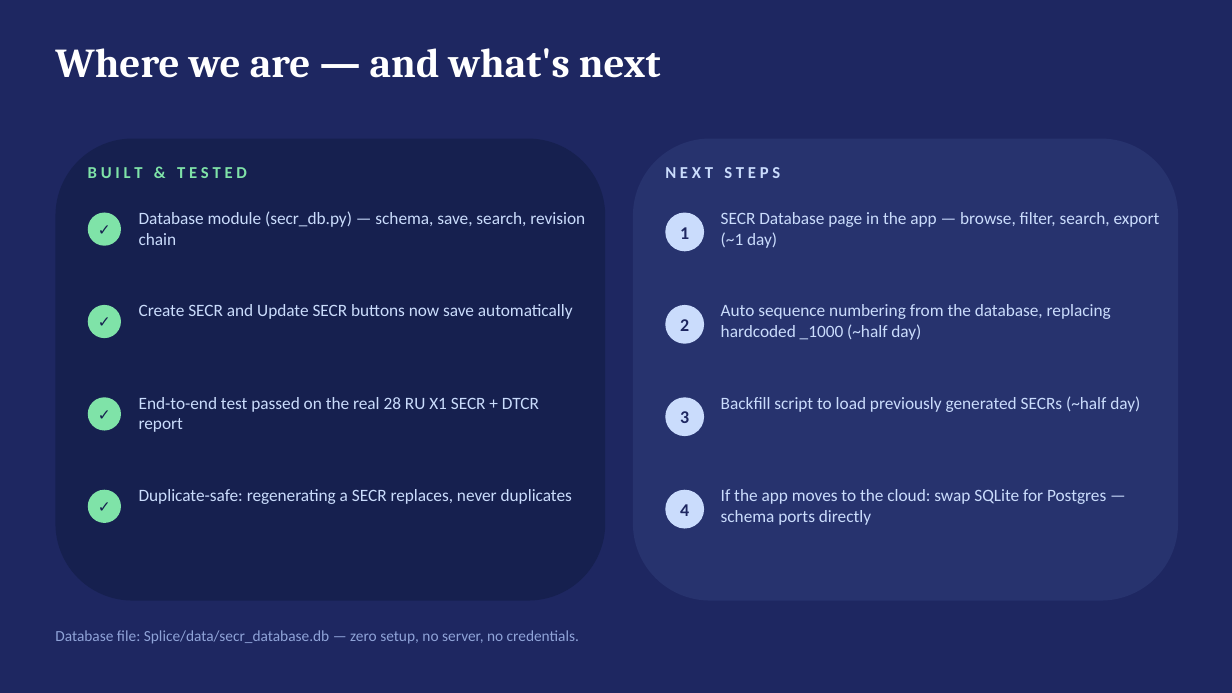
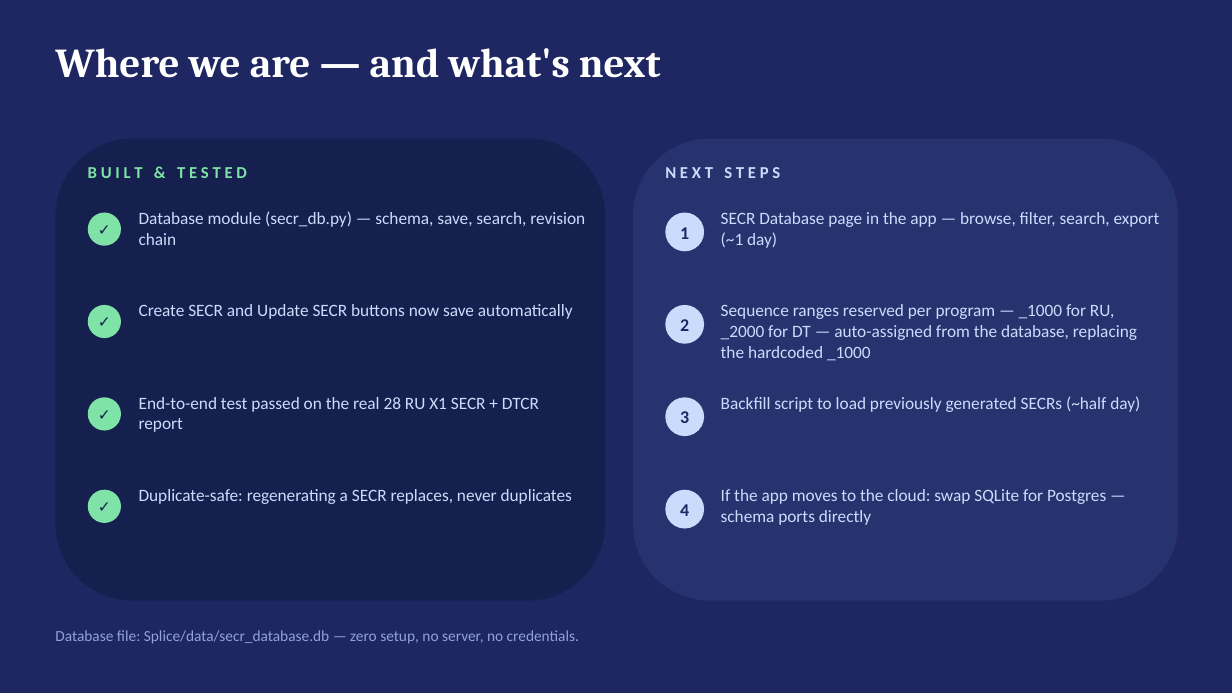
Before and after one commit to Jaramillo35/SpliceApp, a slide deck: slide 6 of docs/SECR_Database_Overview.pptx. Drawn at 1232x693 pixels with LibreOffice and Linux fonts; fonts in the diff are those of the drawing. Boxes give left, top, right and bottom in pixels: in the first picture for what was removed or moved away, otherwise in the second. Text is boxed around its words. In the diff, an @@ line names an element or a change of style, - is before the commit and + after.

```diff
--- a/docs/SECR_Database_Overview.pptx
+++ b/docs/SECR_Database_Overview.pptx
@@ text at (721, 304, 1137, 361): text changed @@
-Auto sequence numbering from the database, replacing hardcoded _1000 (~half day)
+Sequence ranges reserved per program — _1000 for RU, _2000 for DT — auto-assigned from the database, replacing the hardcoded _1000
```
Also in this commit, not shown: 4 other files.
